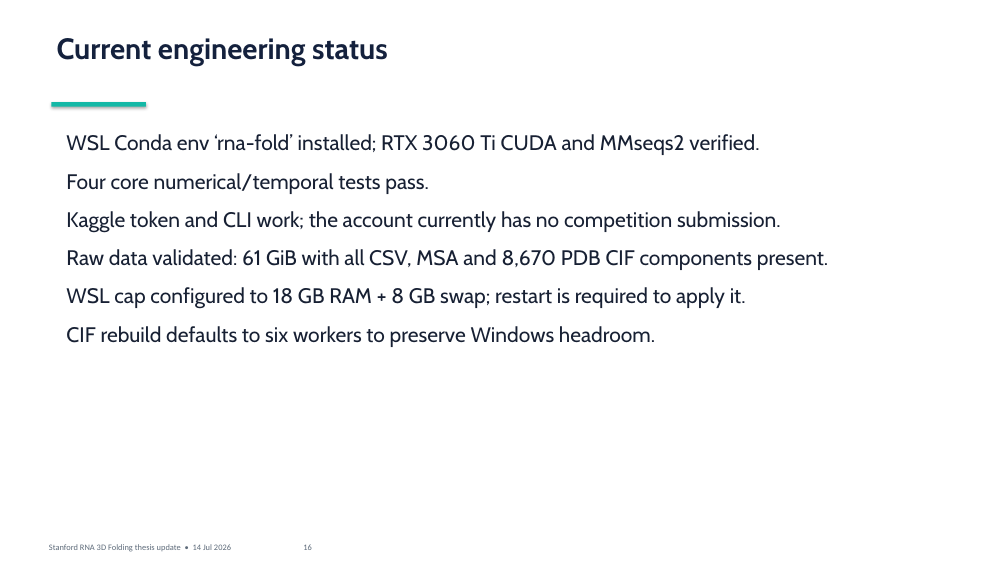
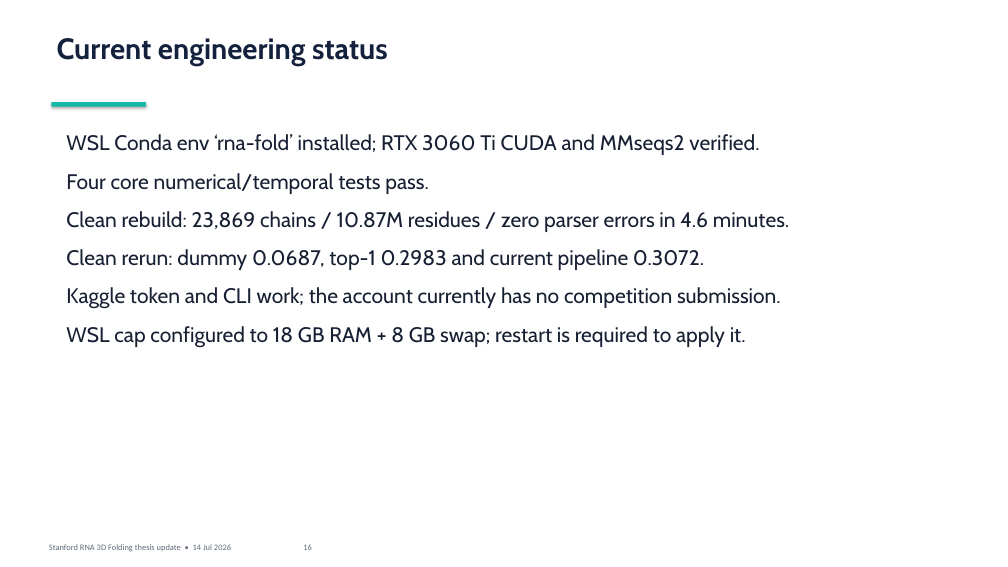
Before and after one commit to datdo15100/StandfordRNA, a slide deck: slide 16 of presentation/2026-07-14-supervisor-update/supervisor_update.pptx. Drawn at 1008x567 pixels with LibreOffice and Linux fonts; fonts in the diff are those of the drawing. Boxes give left, top, right and bottom in pixels: in the first picture for what was removed or moved away, otherwise in the second. Text is boxed around its words. In the diff, an @@ line names an element or a change of style, - is before the commit and + after.

Commit message:
Update supervisor deck with clean-machine reproductions

```diff
--- a/presentation/2026-07-14-supervisor-update/supervisor_update.pptx
+++ b/presentation/2026-07-14-supervisor-update/supervisor_update.pptx
@@ text at (x1=66, y1=211, x2=789, y2=270): paragraphs added @@
+Clean rebuild: 23,869 chains / 10.87M residues / zero parser errors in 4.6 minutes.
+Clean rerun: dummy 0.0687, top-1 0.2983 and current pipeline 0.3072.
@@ text at (x1=66, y1=249, x2=828, y2=270): paragraph removed @@
-Raw data validated: 61 GiB with all CSV, MSA and 8,670 PDB CIF components present.
@@ text at (x1=66, y1=326, x2=655, y2=347): paragraph removed @@
-CIF rebuild defaults to six workers to preserve Windows headroom.
```
Also in this commit, not shown: 1 other slide changed, 6 other files.
